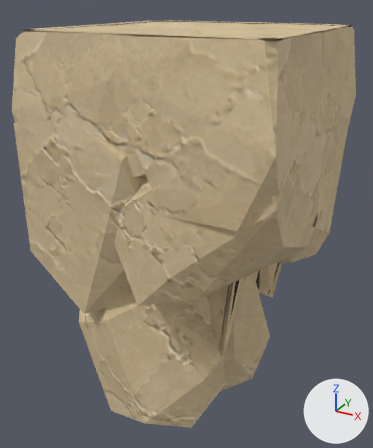
The glTF model assets/custom/models/ground_modules/ground_bottom_square_island_04.glb as it was, and as the next commit left it.
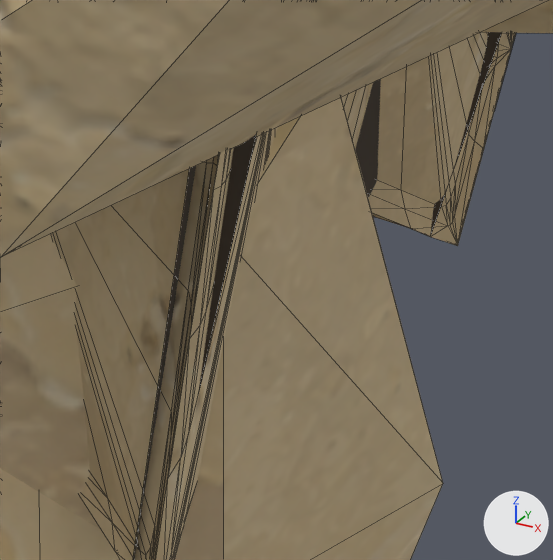
The first picture shows the older version from a 50 mm camera at (1.53, -1.48, 1.11) aimed at (0.43, 0.51, 0.11). The close-ups show the older and then the newer version on the part from 53% to 77% of the width and 57% to 78% of the height of that picture. Only the edits that show in the close-ups are written down. Arrows for +X, +Y and +Z are at lower right; the lights stay in place. The close-ups show mesh edges as thin lines.

The first close-up shows 'GroundBottomSquareIsland04_Body'.
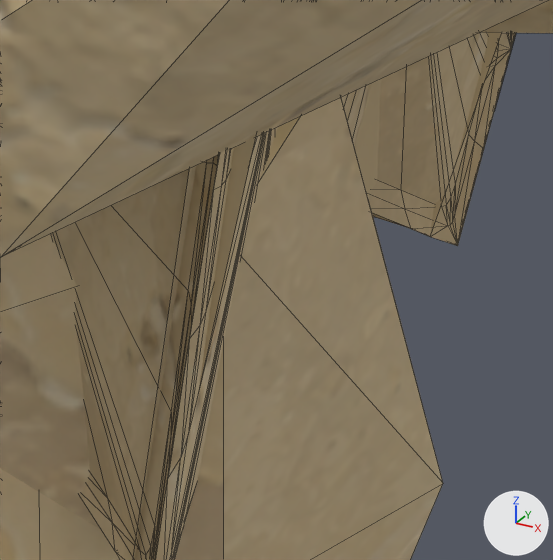
Changed parts and their boxes (x1, y1, x2, y2) in the close-ups (553 x 560 px):
```json
{"object": "GroundBottomSquareIsland04_Body", "change": "recoloured", "before": [131, 30, 504, 560], "after": [131, 30, 504, 560]}
```

Edits to the scene script, one JSON object a line:
```json
{"op": "set", "path": "mat_groundmodulerecess.base_color", "old": "(0.06, 0.045, 0.032)", "new": "(0.61, 0.48, 0.28)", "note": "brown #453c32 -> beige #cdb890"}
```
